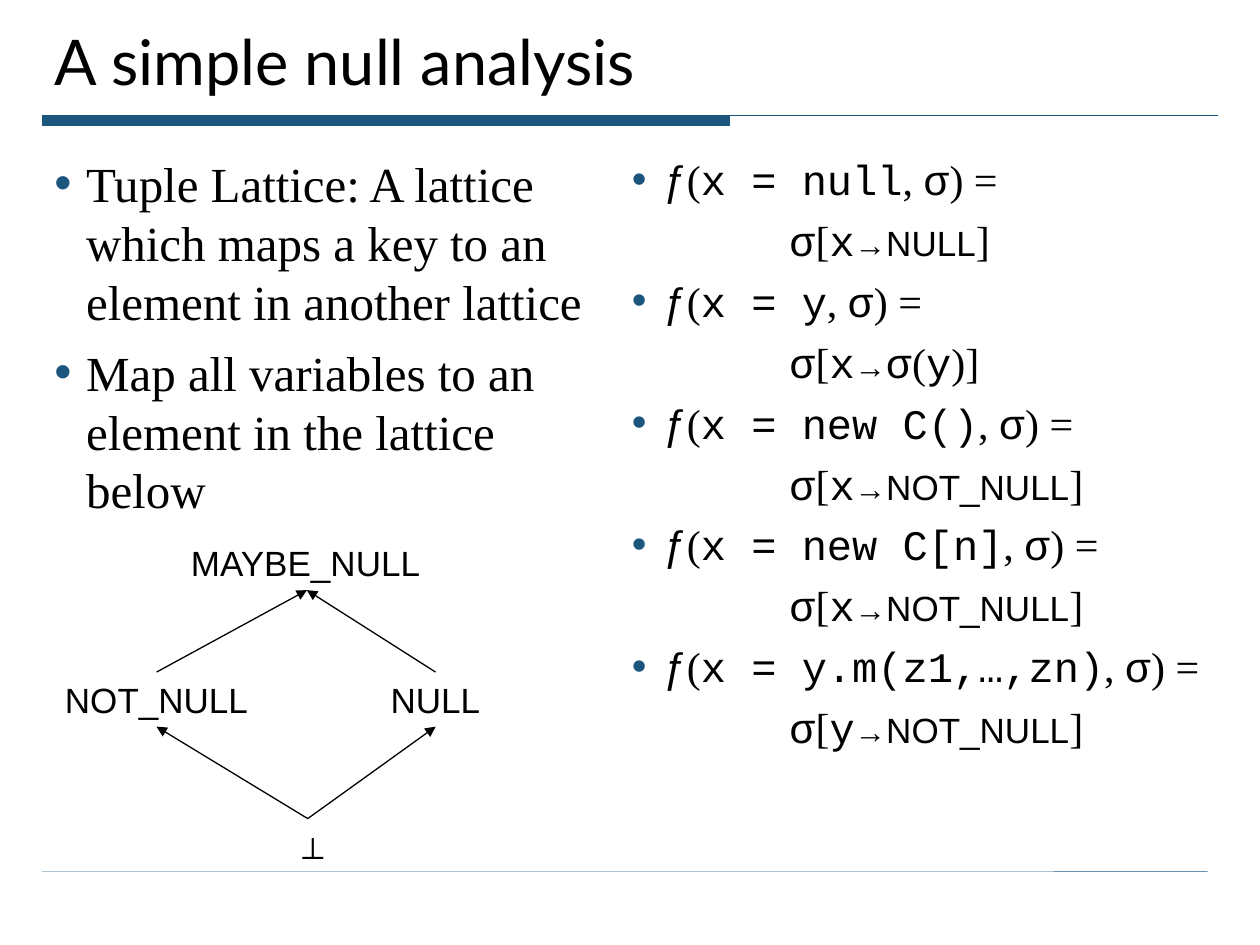
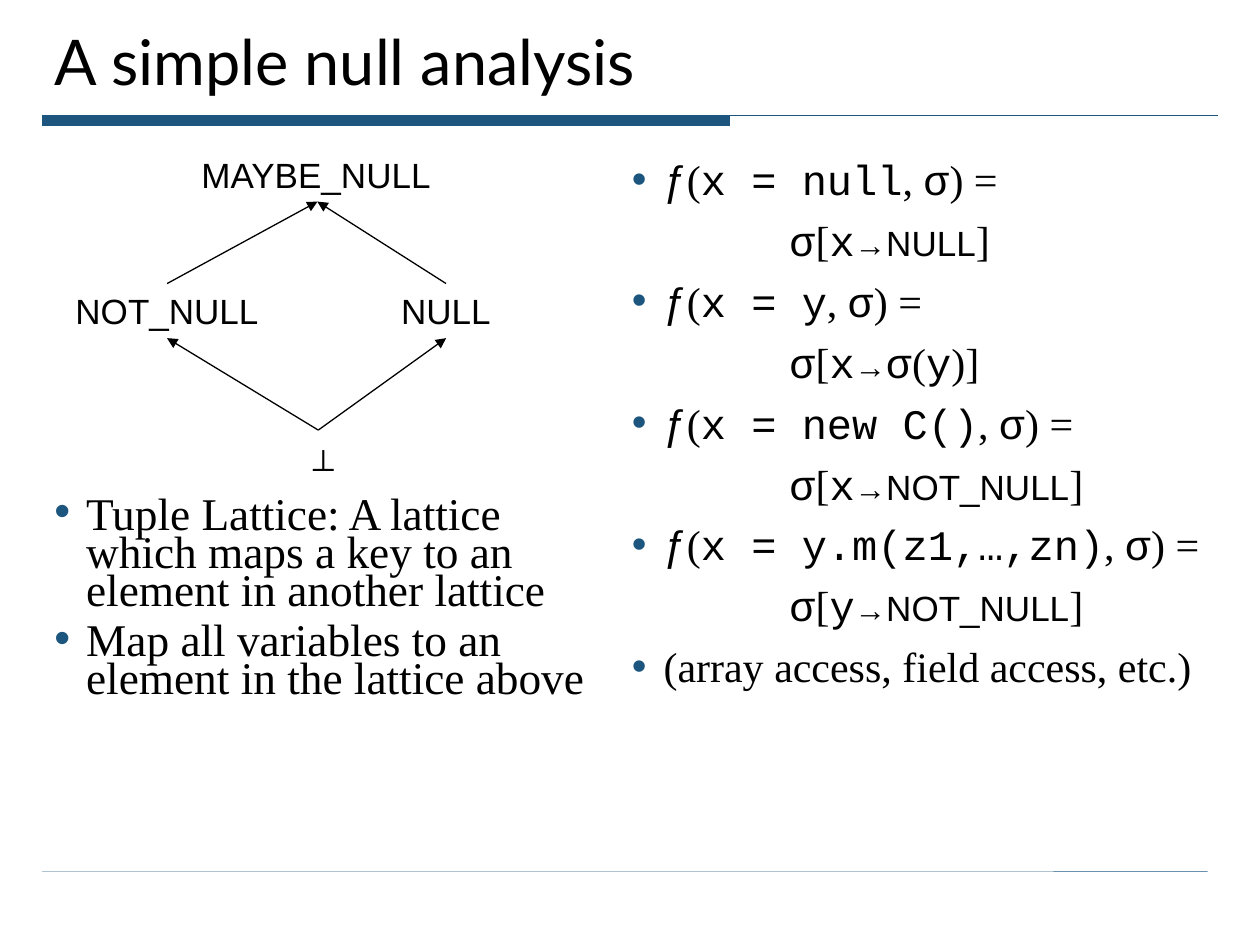
Before and after one commit to ciera/crystalsaf, a slide deck: slide 19 of TutorialExamples/CrystalTutorial.ppt (slide 17 before the commit). Drawn at 1260x945 pixels with LibreOffice and Linux fonts; fonts in the diff are those of the drawing. Boxes give left, top, right and bottom in pixels: in the first picture for what was removed or moved away, otherwise in the second. Text is boxed around its words. In the diff, an @@ line names an element or a change of style, - is before the commit and + after.

```diff
--- a/TutorialExamples/CrystalTutorial.ppt
+++ b/TutorialExamples/CrystalTutorial.ppt
@@ 4 texts, 4 arrows: place and size @@
-4 texts, 4 arrows at box(65, 552, 481, 874)
+4 texts, 4 arrows at box(75, 164, 491, 485)
@@ text "Tuple Lattice: A lattice which ...": place and size @@
-text "Tuple Lattice: A lattice which ..." at box(86, 168, 581, 509)
+text "Tuple Lattice: A lattice which ..." at box(86, 498, 584, 695)
@@ text at box(86, 498, 546, 607): size 28 to 25.9 pt in "Tuple Lattice: A lattice which maps a ..."; line spacing 1 to 0.7 @@
@@ text at box(664, 530, 1069, 628): paragraphs removed @@
-• ƒ(x = new C[n], σ) =
-σ[x→NOT_NULL]
@@ text at box(86, 624, 584, 695): text changed; size 28 to 25.9 pt @@
-• Map all variables to an element in the lattice below
+• Map all variables to an element in the lattice above
@@ text at box(664, 652, 1191, 691): paragraph added @@
+• (array access, field access, etc.)
```
Also in this commit, not shown: 25 other slides changed, 6 slides added, 1 slide removed.
